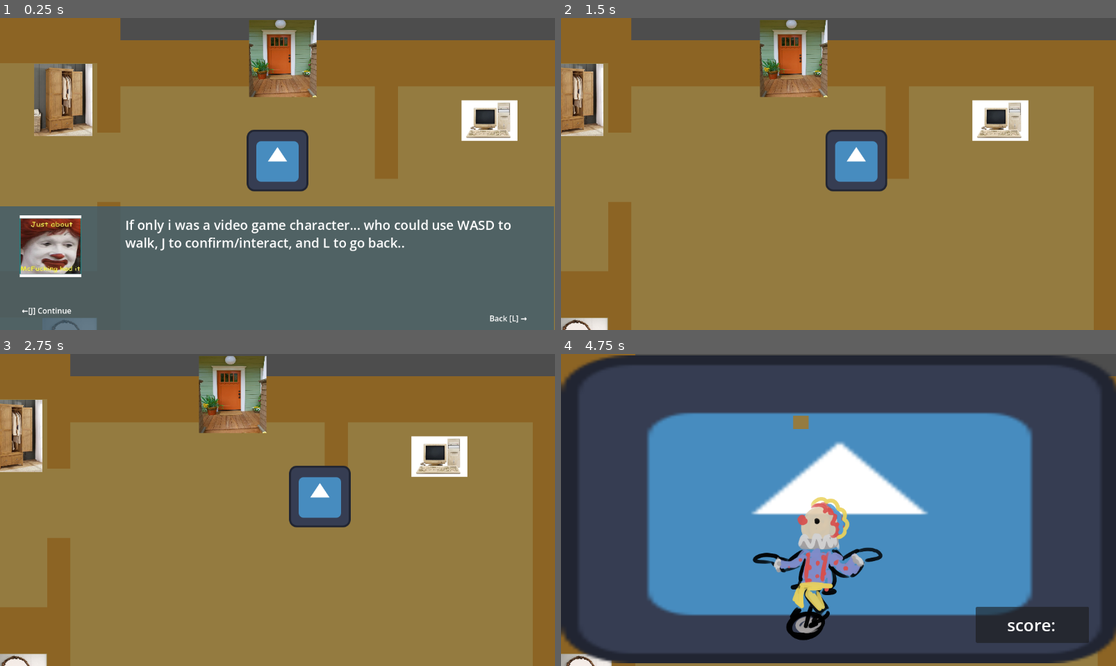
Above: before the commit, frames 1-4 (two rows, left to right).
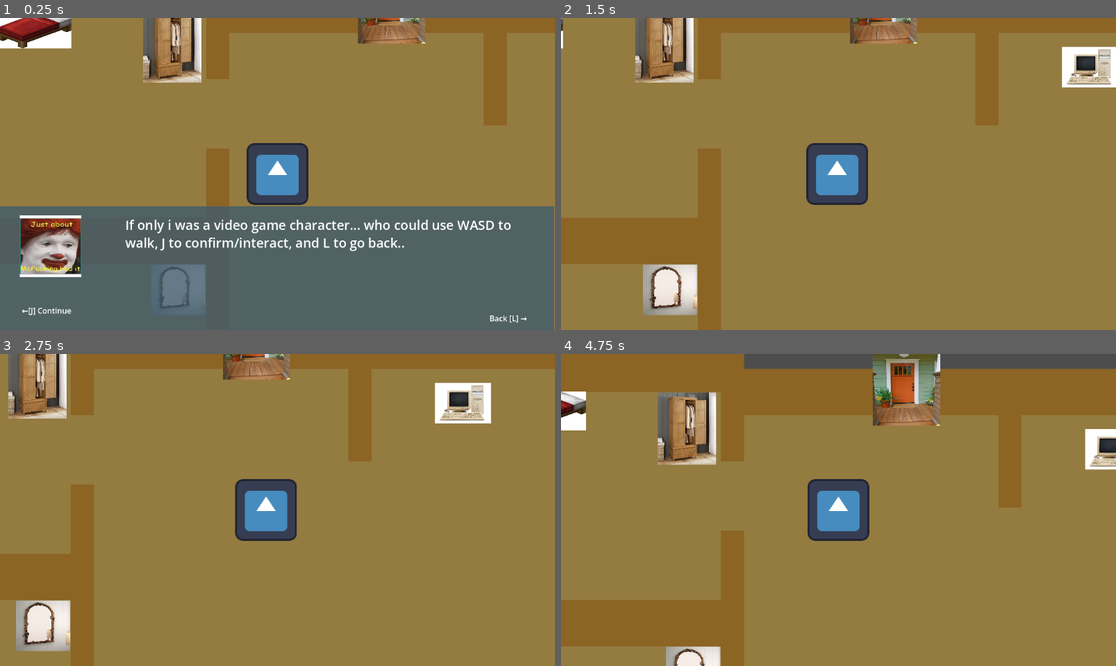
Above: after the commit, the same moments.

Repository: Isabelle1909/JuggleManMania
Game: Godot game, scene res://scenes/house_level/house.tscn
Same seed, same stepped clock (60 frames per second), same inputs: the game is played once before the commit and once after it. The engine's default icon, where the game draws it, is replaced by a stand-in: a white triangle on a blue panel in a dark square.
Inputs:
- Up to frame 1 (0.25 s): no input
- Up to frame 2 (1.5 s): tap Enter at 0.5 s; hold D (move_right) 0.53-1.28 s; tap J (interact) at 0.6, 1.35 s; hold L (back) from 1.28 s (still down)
- Up to frame 3 (2.75 s): tap Space at 2 s; release L (back) at 2.03 s; hold D (move_right) from 2.03 s (still down); tap T (test input 1) at 2.1 s; tap J (interact) at 2.3 s
- Up to frame 4 (4.75 s): release D (move_right) at 2.78 s; hold Up (ui_up) 2.78-3.53 s; tap J (interact) at 2.85, 3.6, 4.55 s; hold A (move_left) from 3.53 s (still down); tap T (test input 1) at 4.35 s

The runs differ from the first frame. In frame 1, 28% of the frame differs, in the area x 0-100%, y 0-100%; in frame 2, 40%; in frame 3, 38%; in frame 4, 98%.

Commit message:
redid loading scenes to make it better

Diff:
--- a/juggle-man-mania-project/scenes/house_level/house.tscn
+++ b/juggle-man-mania-project/scenes/house_level/house.tscn
@@ -43,13 +43,13 @@
 tile_set = ExtResource("2_qf7xi")
 
 [node name="player" parent="." unique_id=1271940088 instance=ExtResource("3_cyy7t")]
-position = Vector2(710, 106)
+position = Vector2(484, 245)
 
 [node name="RemoteTransform2D" type="RemoteTransform2D" parent="player" unique_id=1791628829]
 remote_path = NodePath("../../Camera2D")
 
 [node name="Camera2D" type="Camera2D" parent="." unique_id=423019317]
-position = Vector2(710, 106)
+position = Vector2(484, 245)
 limit_left = -145
 limit_top = -190
 limit_right = 1390
--- a/juggle-man-mania-project/scripts/global/system_manager.gd
+++ b/juggle-man-mania-project/scripts/global/system_manager.gd
@@ -3,11 +3,18 @@
 var time = "morning"
 var day = "1"
 var mood = "neutral"
+
 var current_jp = 0
 var total_jp = 0
-var juggleMan = load("res://scenes/juggling_level/juggling_scene.tscn")
+
+var house_level = load("res://scenes/house_level/house.tscn")
+var juggle_level = load("res://scenes/juggling_level/juggling_scene.tscn")
 var results_scr = load("res://scenes/ui_scenes/ResultsScreenUI.tscn")
 var help_scr = load("res://scenes/ui_scenes/HelpScreen.tscn")
+
+
+var house_position
+
 
 func calculate_mood():
 	#use total JP / potential JP to figure out mood
@@ -27,10 +34,11 @@
 	total_jp += to_add
 	current_jp += to_add
 
-func instj():
-	var instance = juggleMan.instantiate()
-	return(instance)
+func open_juggling(pos):
+	house_position = pos
+	print("house pos ", house_position)
+	get_tree().change_scene_to_packed(juggle_level)
 
-func instr():
-	var instance = results_scr.instantiate()
-	return(instance)
+func finish_juggling(juggle_score):
+	update_scores(juggle_score)
+	get_tree().change_scene_to_packed(house_level)
--- a/juggle-man-mania-project/scripts/global/text_manager.gd
+++ b/juggle-man-mania-project/scripts/global/text_manager.gd
@@ -63,5 +63,5 @@
 
 
 func close_text(ob_name):
-		print("butt")
+		print("close_text")
 		tb.visible = false
--- a/juggle-man-mania-project/scripts/house_level/house.gd
+++ b/juggle-man-mania-project/scripts/house_level/house.gd
@@ -6,41 +6,20 @@
 @onready var camera = $Camera2D
 @onready var adjustment = get_viewport_rect().size/2
 
-var inst
+var on_entered_done
 
 # Called when the node enters the scene tree for the first time.
 func _ready() -> void:
+	if !on_entered_done:
+		on_entered()
+		on_entered_done = true
 	if text_box.visible:
 		player.disabled = true
 	TextManager.tb = text_box
 
-func open_instance(instance):
-	inst = instance
-	inst.position.x = (player.position.x - get_viewport_rect().size.x / 2)
-	inst.position.y = (player.position.y - get_viewport_rect().size.y / 2)
-	if inst.position.y > 910 - get_viewport_rect().size.y:
-		inst.position.y = 910 - get_viewport_rect().size.y
-	elif inst.position.y < -190:
-		inst.position.y = -190
-
-	add_child(inst)
-
-func close_juggling():
-	if inst != null:
-		SystemManager.update_scores(inst.score)
-		inst.free()
-		open_instance(SystemManager.instr())
-		print(SystemManager.total_jp)
-
-
-
-
-# Called every frame. 'delta' is the elapsed time since the previous frame.
-@warning_ignore("unused_parameter")
-
-func _physics_process(delta: float) -> void:
-	if inst != null:
-		print(inst.name)
-		if inst.finish :
-			if inst.name.contains("juggling"):
-				close_juggling()
+func on_entered():
+	if SystemManager.house_position != null:
+		text_box.visible = false
+		player.position = SystemManager.house_position
+	else:
+		print("house_pos ", SystemManager.house_position)
--- a/juggle-man-mania-project/scripts/house_level/player.gd
+++ b/juggle-man-mania-project/scripts/house_level/player.gd
@@ -31,15 +31,14 @@
 			item_near = facing_ray.get_collider().name
 
 	if Input.is_action_just_pressed("interact"):
-		if TextManager.tb.visible&&!instanced:
+		if TextManager.tb.visible:
 			TextManager.close_text(item_near)
 			item_near = "none"
 			disabled = false
-		elif item_near.contains("door")&&!instanced:
-			disabled = true
-			get_parent().open_instance(SystemManager.instj())
-			instanced = true
-		elif !item_near.contains("none")&&!item_near.contains("Wall")&&!instanced:
+		elif item_near.contains("door"):
+			get_parent().on_entered_done = false
+			SystemManager.open_juggling(position)
+		elif !item_near.contains("none")&&!item_near.contains("Wall"):
 			print(item_near)
 			disabled = true
 			TextManager.display_text(item_near)
--- a/juggle-man-mania-project/scripts/juggling_level/juggling_scene.gd
+++ b/juggle-man-mania-project/scripts/juggling_level/juggling_scene.gd
@@ -12,8 +12,10 @@
 	if timer > 0:
 		timer -= delta
 	else:
+		SystemManager.finish_juggling(score)
 		finish = true
 		print("TIMEOUT")
+
 	if score != player.score:
 		score = player.score
 		update_score_display()
